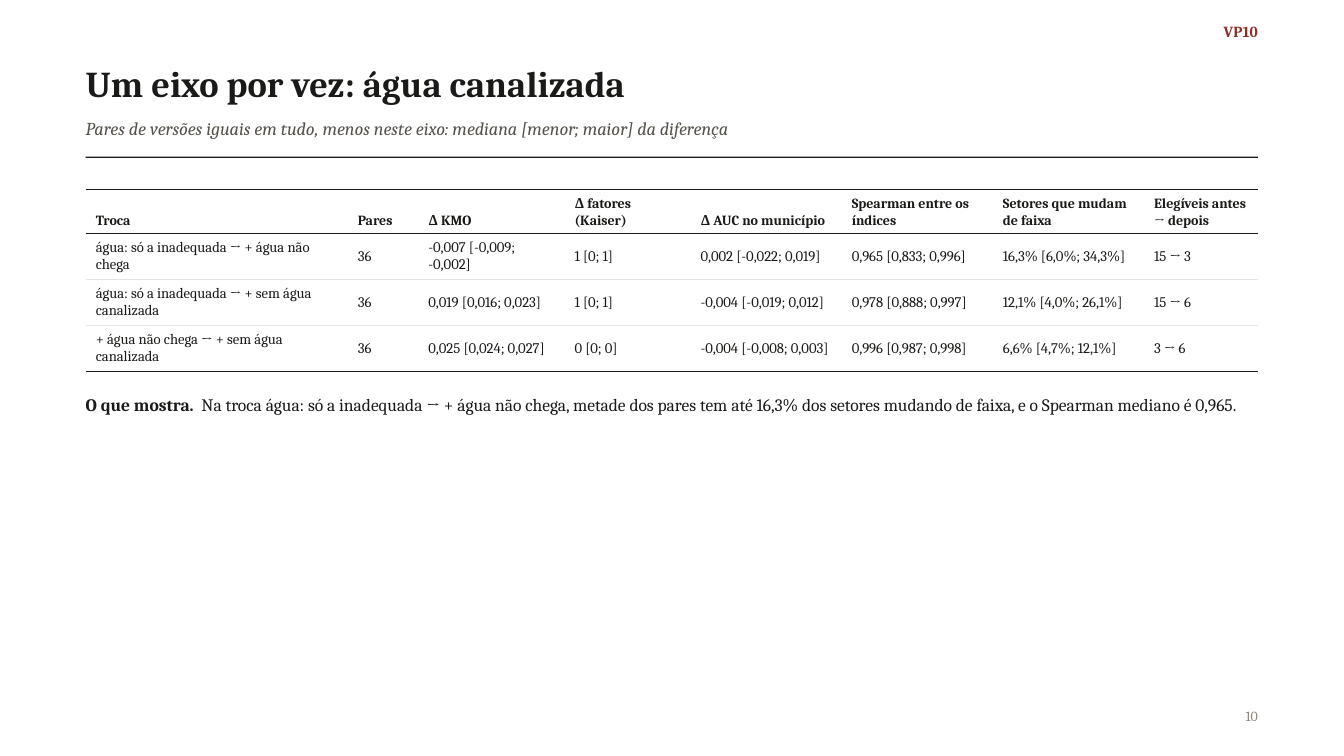
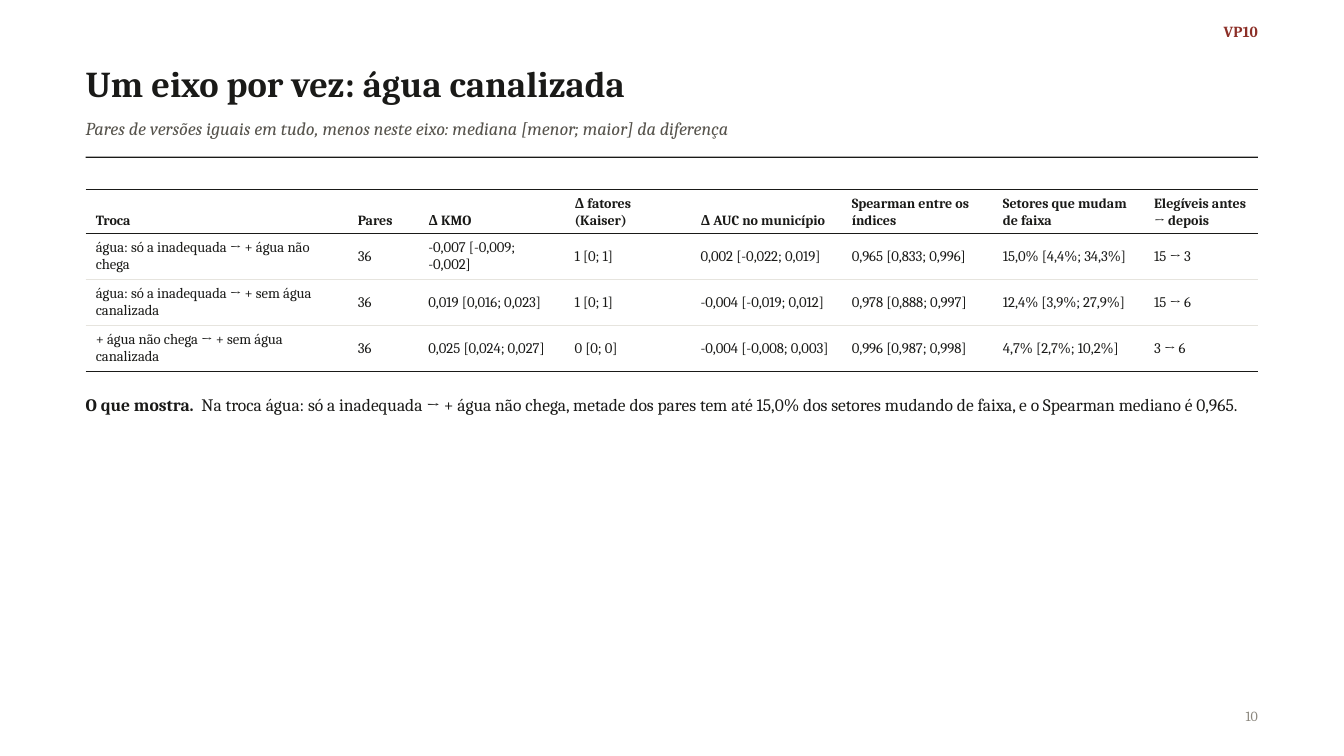
Before and after one commit to pedrinndias/Projeto_IVS_Censo, a slide deck: slide 10 of versoes_fatorial/Versoes_Fatorial_Principal.pptx. Drawn at 1344x756 pixels with LibreOffice and Linux fonts; fonts in the diff are those of the drawing. Boxes give left, top, right and bottom in pixels: in the first picture for what was removed or moved away, otherwise in the second. Text is boxed around its words. In the diff, an @@ line names an element or a change of style, - is before the commit and + after.

```diff
--- a/versoes_fatorial/Versoes_Fatorial_Principal.pptx
+++ b/versoes_fatorial/Versoes_Fatorial_Principal.pptx
@@ table at [86,190,1258,365] @@
-row 2, column 7: 16,3% [6,0%; 34,3%]
+row 2, column 7: 15,0% [4,4%; 34,3%]
-row 3, column 7: 12,1% [4,0%; 26,1%]
+row 3, column 7: 12,4% [3,9%; 27,9%]
-row 4, column 7: 6,6% [4,7%; 12,1%]
+row 4, column 7: 4,7% [2,7%; 10,2%]
@@ text at [86,398,1237,415]: text changed @@
-O que mostra. Na troca água: só a inadequada → + água não chega, metade dos pares tem até 16,3% dos setores mudando de faixa, e o Spearman mediano é 0,965.
+O que mostra. Na troca água: só a inadequada → + água não chega, metade dos pares tem até 15,0% dos setores mudando de faixa, e o Spearman mediano é 0,965.
```
Also in this commit, not shown: 5 other slides changed, 8 other files.
